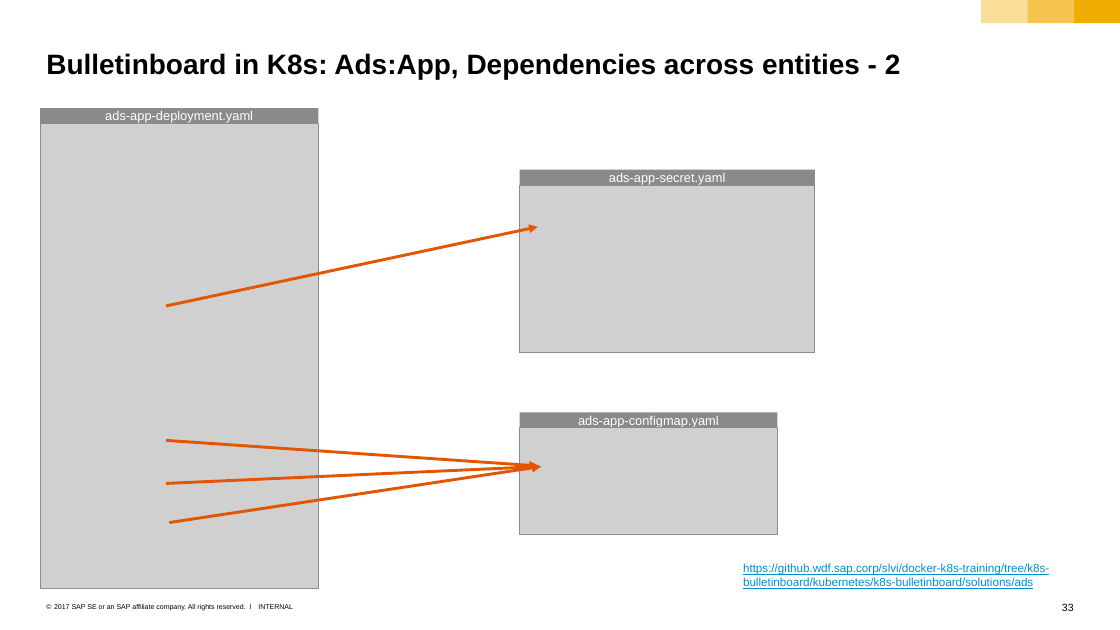
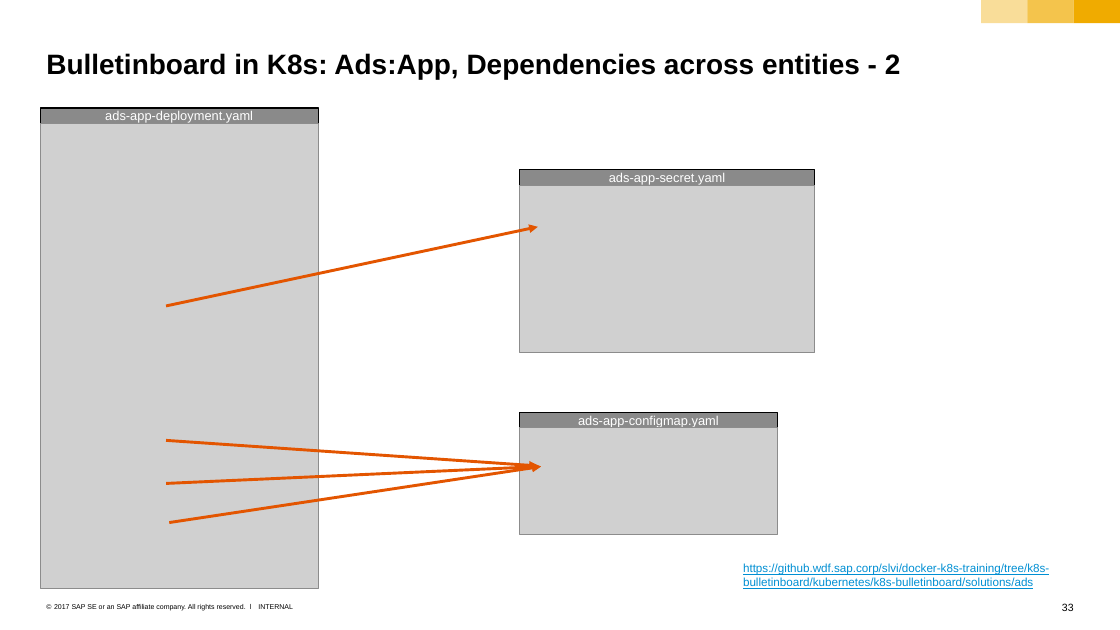
Before and after one commit to cuijiyao01/docker-k8s-training, a slide deck: slide 33 of kubernetes/k8s-bulletinboard/01_02_k8s-bulletinboard.pptx. Drawn at 1120x630 pixels with LibreOffice and Linux fonts; fonts in the diff are those of the drawing; grey boxes stand for pictures. Boxes give left, top, right and bottom in pixels: in the first picture for what was removed or moved away, otherwise in the second. Text is boxed around its words. In the diff, an @@ line names an element or a change of style, - is before the commit and + after.

```diff
--- a/kubernetes/k8s-bulletinboard/01_02_k8s-bulletinboard.pptx
+++ b/kubernetes/k8s-bulletinboard/01_02_k8s-bulletinboard.pptx
@@ outline none to #000000 1 pt in 3 elements at (40,108,318,124), (520,170,815,186), (520,412,777,428) @@
```
Also in this commit, not shown: 13 other slides changed.
